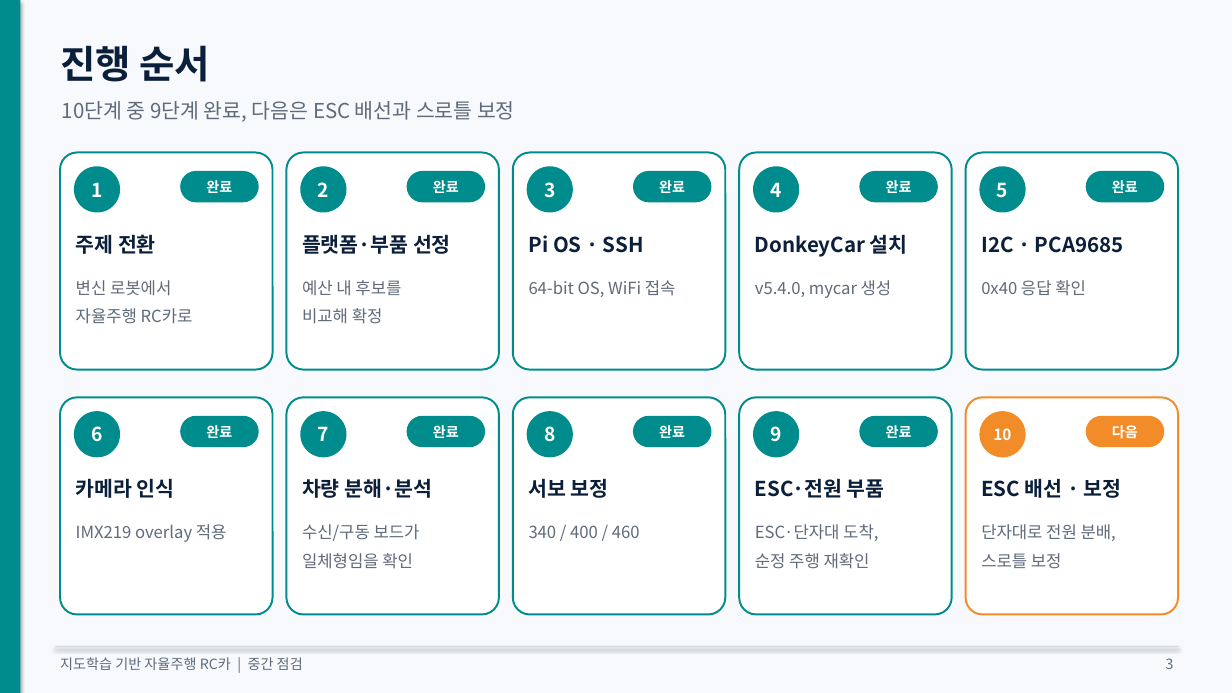
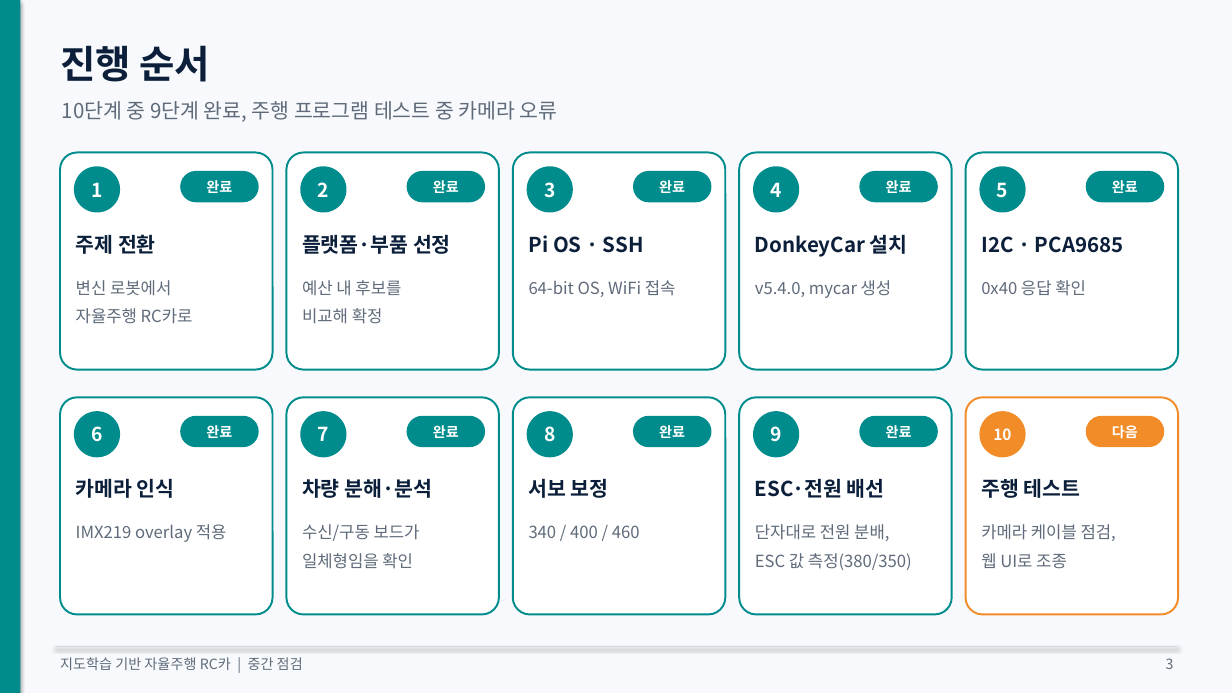
Before and after one commit to KMUTMU/Robot, a slide deck: slide 3 of 중간점검_자율주행RC카.pptx. Drawn at 1232x693 pixels with LibreOffice and Linux fonts; fonts in the diff are those of the drawing. Boxes give left, top, right and bottom in pixels: in the first picture for what was removed or moved away, otherwise in the second. Text is boxed around its words. In the diff, an @@ line names an element or a change of style, - is before the commit and + after.

Commit message:
배선·ESC 값 측정 완료, 주행 프로그램 카메라 오류까지 기록
- ESC 선 정정: 기판 표기 기준 긴 쌍 = VCC/GND(배터리), 짧은 쌍 = M+/M−(모터)
- 전원 스위치를 배터리 + 선에 직렬 연결, 단자대 A~E 배치 문서화
- ESC 값 기록 (정지 380 / 앞 350 / 후진 450), myconfig.py 설정 문서화
- UBEC 출력 5.4V라 Pi는 USB-C로 전원 공급
- 주행 프로그램 카메라 Remote I/O error와 다음에 할 일 순서 정리
- 발표 자료 갱신 (잘못된 ESC 배선 설명 정정)

```diff
--- a/중간점검_자율주행RC카.pptx
+++ b/중간점검_자율주행RC카.pptx
@@ text at <box>62,101,558,122</box>: text changed @@
-10단계 중 9단계 완료, 다음은 ESC 배선과 스로틀 보정
+10단계 중 9단계 완료, 주행 프로그램 테스트 중 카메라 오류
@@ text at <box>755,478,885,498</box>: text changed @@
-ESC·전원 부품
+ESC·전원 배선
@@ text at <box>981,478,1081,498</box>: text changed @@
-ESC 배선 · 보정
+주행 테스트
@@ text at <box>755,524,912,570</box>: text changed @@
-ESC·단자대 도착,
-순정 주행 재확인
+단자대로 전원 분배,
+ESC 값 측정(380/350)
@@ text at <box>981,524,1116,569</box>: text changed @@
-단자대로 전원 분배,
-스로틀 보정
+카메라 케이블 점검,
+웹 UI로 조종
```
Also in this commit, not shown: 8 other slides changed, 12 other files.
